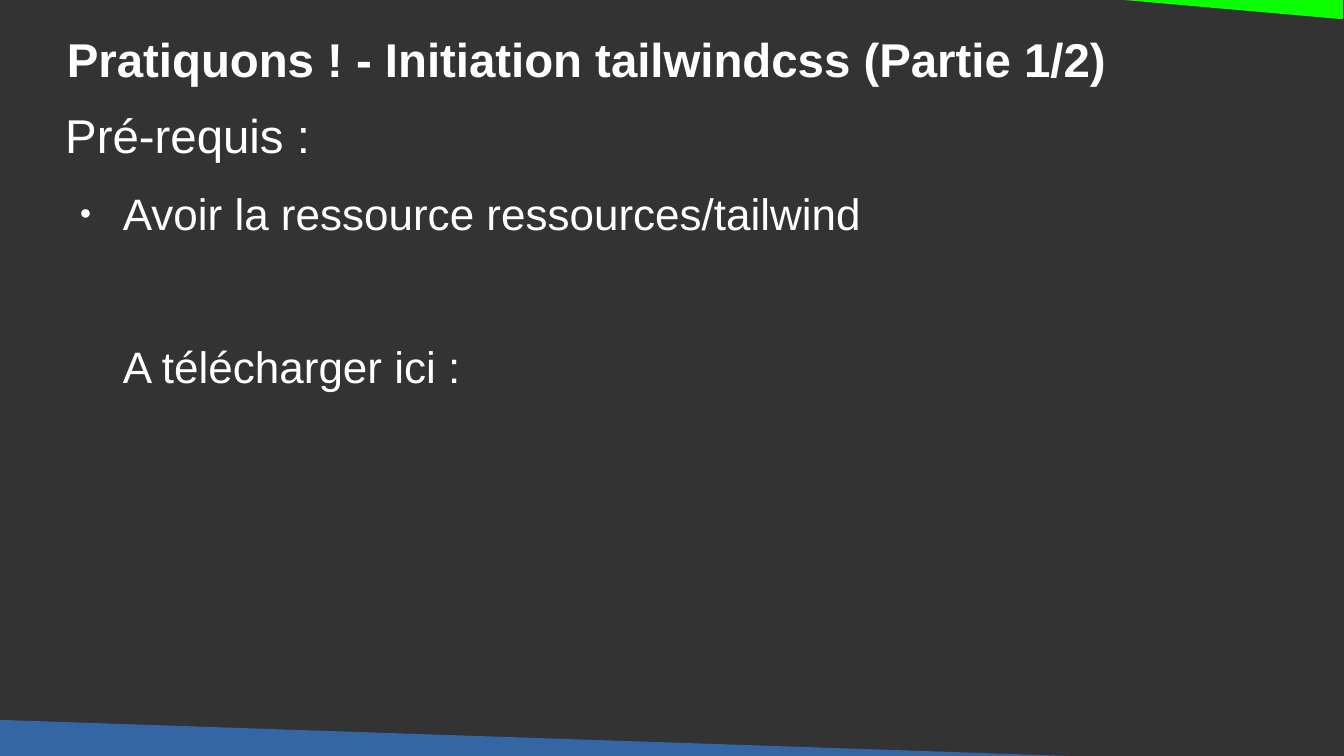
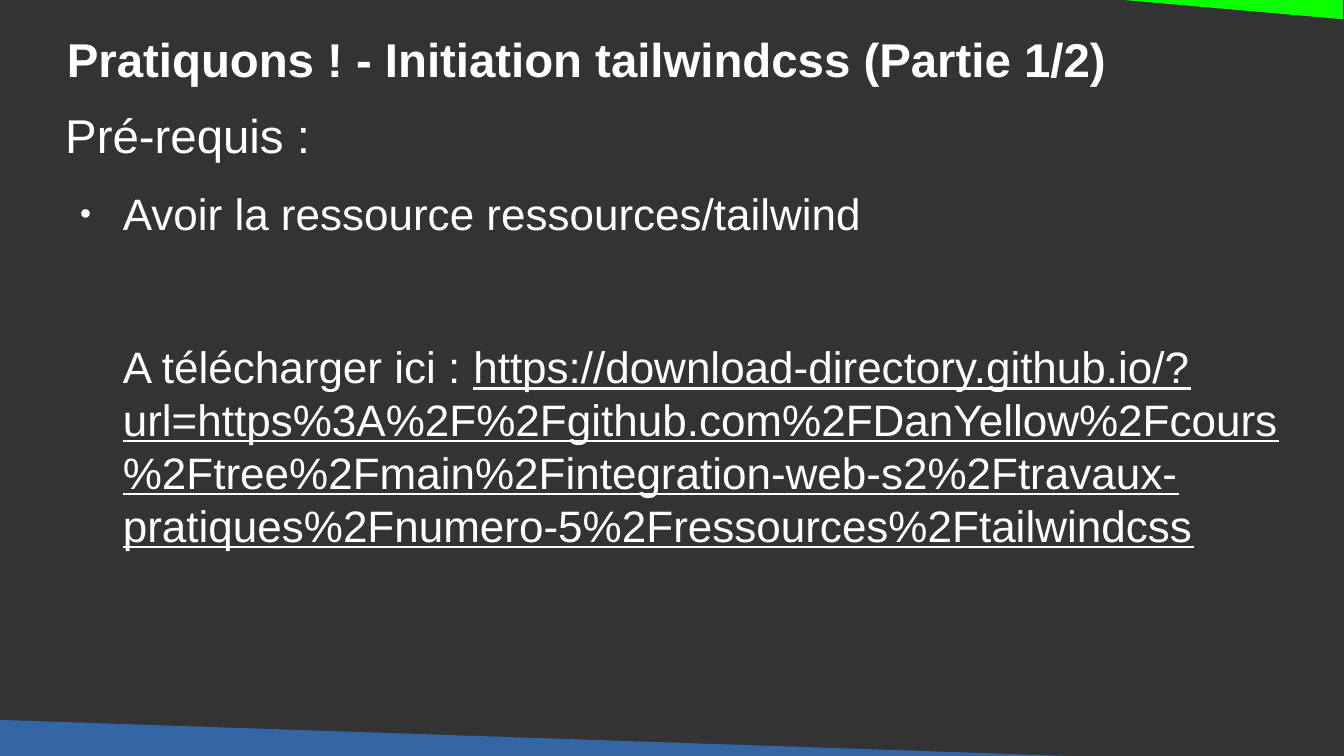
Before and after one commit to DanYellow/cours, a slide deck: slide 24 of integration-web-s2/travaux-pratiques/numero-5/presentation.odp. Drawn at 1344x756 pixels with LibreOffice and Linux fonts; fonts in the diff are those of the drawing. Boxes give left, top, right and bottom in pixels: in the first picture for what was removed or moved away, otherwise in the second. Text is boxed around its words. In the diff, an @@ line names an element or a change of style, - is before the commit and + after.

Commit message:
R.212 - Update tailwind course

```diff
--- a/integration-web-s2/travaux-pratiques/numero-5/presentation.odp
+++ b/integration-web-s2/travaux-pratiques/numero-5/presentation.odp
@@ text at <box>123,350,1277,550</box>: text changed @@
-A télécharger ici :
+A télécharger ici : https://download-directory.github.io/?url=https%3A%2F%2Fgithub.com%2FDanYellow%2Fcours%2Ftree%2Fmain%2Fintegration-web-s2%2Ftravaux-pratiques%2Fnumero-5%2Fressources%2Ftailwindcss
```
Also in this commit, not shown: 2 other slides changed, 9 other files.
